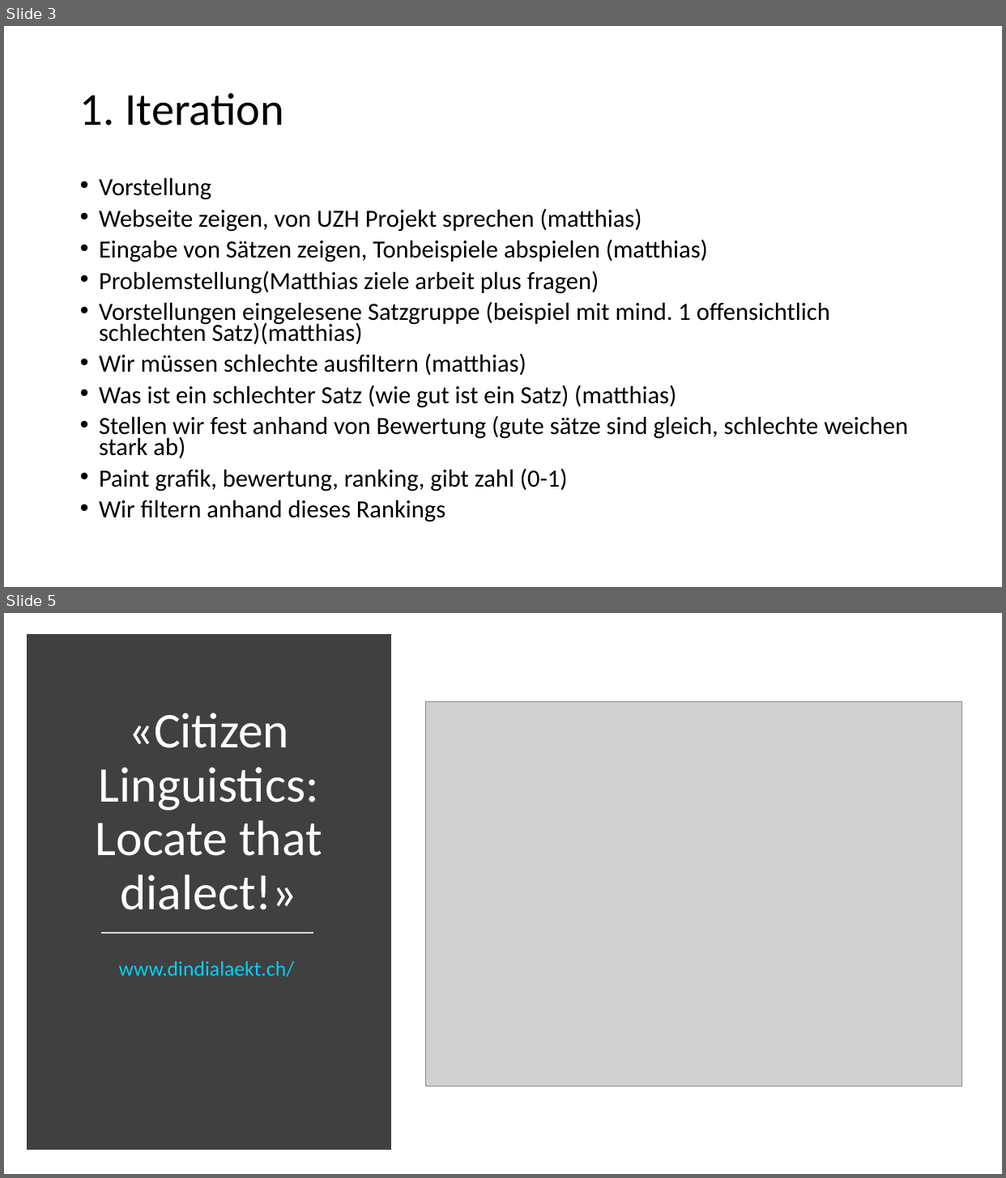
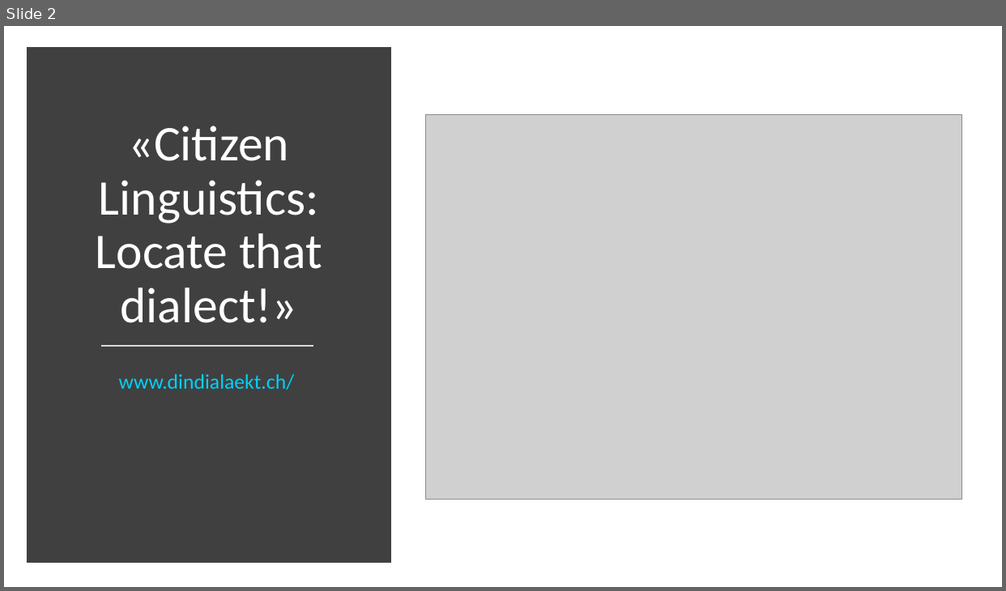
Before and after one commit to 837/ip5-nlp-ch, a slide deck: doc/IP5_Presentation.pptx. Shown one above the other, each under a label of ours: slides 3 and 5 before the commit, slide 2 after it; the slides between them are not shown. The pictures are 1006x1178 and 1006x591 pixels, drawn with LibreOffice and Linux fonts; fonts in the diff are those of the drawing; grey boxes stand for pictures. Boxes give left, top, right and bottom in pixels: in the first picture for what was removed or moved away, otherwise in the second. Text is boxed around its words. In the diff, an @@ line names an element or a change of style, - is before the commit and + after.

```diff
--- a/doc/IP5_Presentation.pptx
+++ b/doc/IP5_Presentation.pptx
@@ slide 3 removed at (4, 26, 1002, 587), background #FFFFFF @@
@@ title removed at (80, 93, 284, 126) @@
-1. Iteration
@@ text removed at (99, 177, 908, 523) @@
-• Vorstellung
-• Webseite zeigen, von UZH Projekt sprechen (matthias)
-• Eingabe von Sätzen zeigen, Tonbeispiele abspielen (matthias)
-• Problemstellung(Matthias ziele arbeit plus fragen)
-• Vorstellungen eingelesene Satzgruppe (beispiel mit mind. 1 offensichtlich schlechten Satz)(matthias)
-• Wir müssen schlechte ausfiltern (matthias)
-• Was ist ein schlechter Satz (wie gut ist ein Satz) (matthias)
-• Stellen wir fest anhand von Bewertung (gute sätze sind gleich, schlechte weichen stark ab)
-• Paint grafik, bewertung, ranking, gibt zahl (0-1)
-• Wir filtern anhand dieses Rankings
@@ what was slide 5 is now slide 2 @@
```
Also in this commit, not shown: 3 slides changed, 2 slides added, 2 other slides removed.
